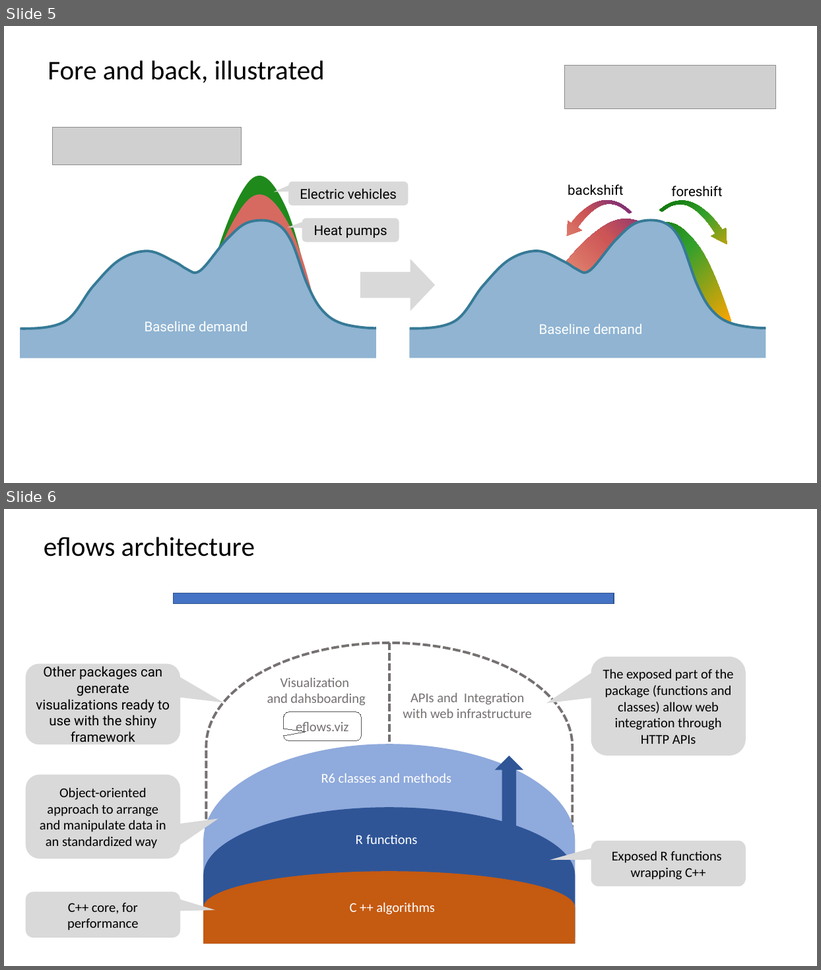
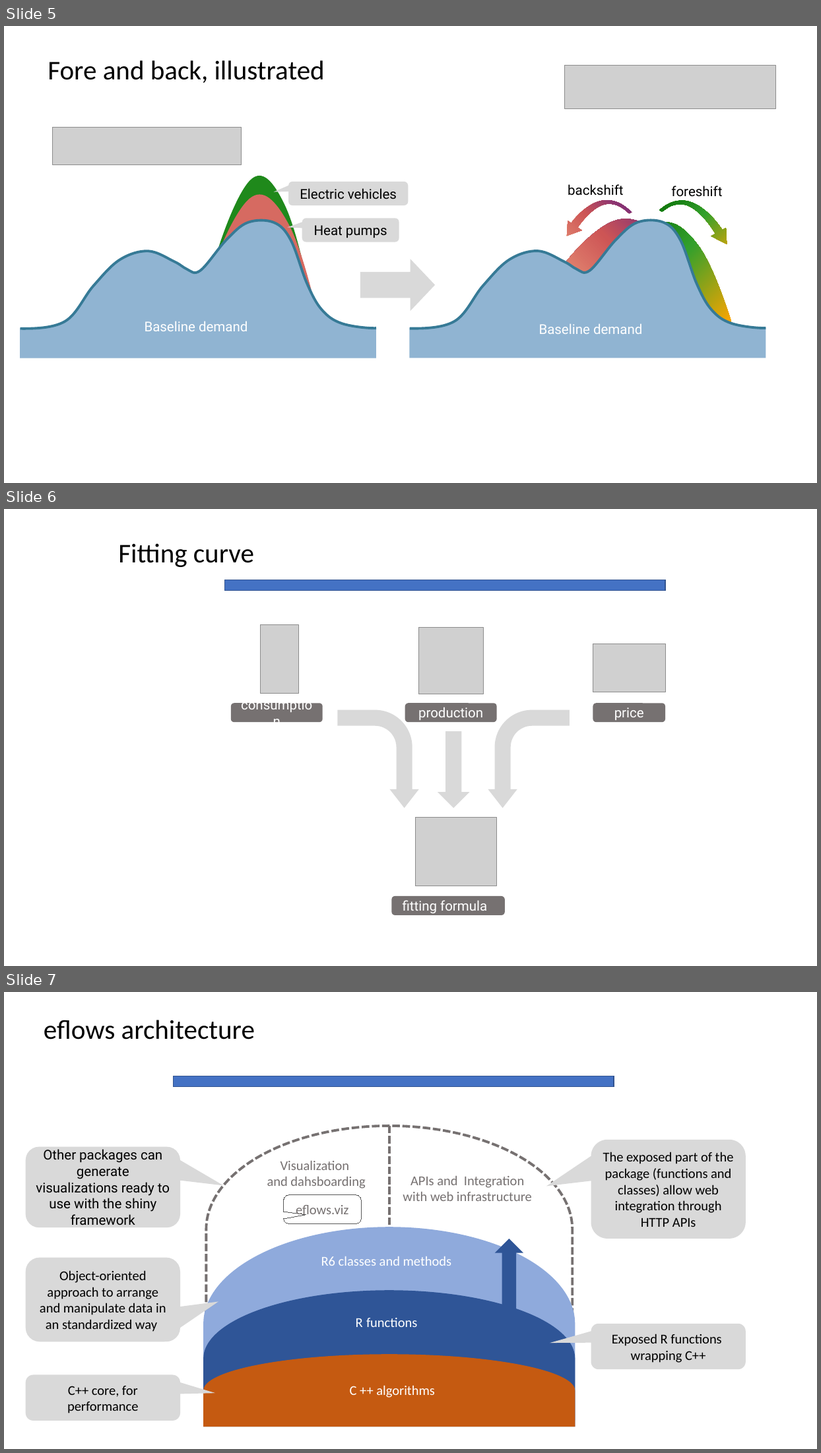
Before and after one commit to cvmartin/eflows.site, a slide deck: support/support_eflows.pptx. Shown one above the other, each under a label of ours: slides 5 and 6 before the commit, slides 5, 6 and 7 after it. The pictures are 821x970 and 821x1453 pixels, drawn with LibreOffice and Linux fonts; fonts in the diff are those of the drawing; grey boxes stand for pictures. Boxes give left, top, right and bottom in pixels: in the first picture for what was removed or moved away, otherwise in the second. Text is boxed around its words. In the diff, an @@ line names an element or a change of style, - is before the commit and + after.

Commit message:
fitting formula content

```diff
--- a/support/support_eflows.pptx
+++ b/support/support_eflows.pptx
@@ slide 6 added at [4,509,817,966], background #FFFFFF @@
@@ text added at [118,543,254,567], 32 pt, text #000000 @@
+Fitting curve
@@ rectangle added at [225,580,666,591], fill #4472C4, outline #325491 1 pt @@
@@ group added at [231,625,666,916]: 4 pictures, 4 rounded rectangles, 2 bent arrows, 1 up arrow @@
+consumption
+production
+price
+fitting formula
@@ what was slide 6 is now slide 7 @@
```
Also in this commit, not shown: 1 slide changed, 3 other files.
